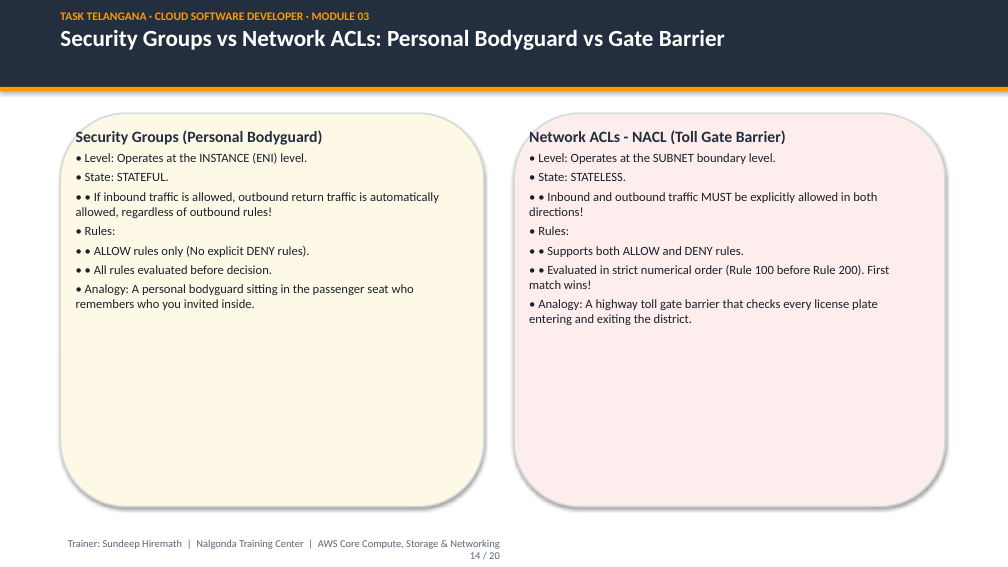
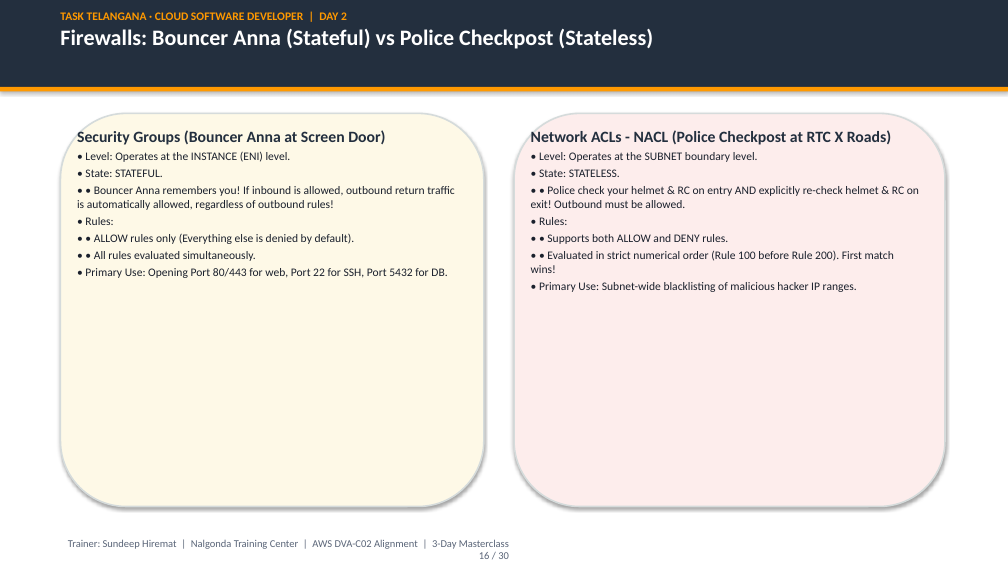
Before and after one commit to cloude-user/task, a slide deck: slide 16 of module_03_aws_core/presentation/Module_03_AWS_Core_Services_Masterclass.pptx (slide 14 before the commit). Drawn at 1008x567 pixels with LibreOffice and Linux fonts; fonts in the diff are those of the drawing. Boxes give left, top, right and bottom in pixels: in the first picture for what was removed or moved away, otherwise in the second. Text is boxed around its words. In the diff, an @@ line names an element or a change of style, - is before the commit and + after.

Commit message:
Feature/vpc networking (#3)
* docs(module03): add dedicated VPC networking & compute/storage/db master guides with analogies and diagrams

* docs(module03): expand EBS vs EFS block vs file deep dive, S3 7-tiers, HTTPS TLS handshake, and public vs private DNS

* feat(module03): infuse Tollywood cinema & Telangana kirana analogies, unify single versions, and update masterclass PPTX

* cloud-formation

---------

```diff
--- a/module_03_aws_core/presentation/Module_03_AWS_Core_Services_Masterclass.pptx
+++ b/module_03_aws_core/presentation/Module_03_AWS_Core_Services_Masterclass.pptx
@@ text at [60,12,653,49]: text changed; size 22 to 21 pt @@
-TASK TELANGANA · CLOUD SOFTWARE DEVELOPER · MODULE 03
-Security Groups vs Network ACLs: Personal Bodyguard vs Gate Barrier
+TASK TELANGANA · CLOUD SOFTWARE DEVELOPER | DAY 2
+Firewalls: Bouncer Anna (Stateful) vs Police Checkpost (Stateless)
@@ text at [77,129,385,145]: text changed @@
-Security Groups (Personal Bodyguard)
+Security Groups (Bouncer Anna at Screen Door)
@@ text at [531,130,891,145]: text changed @@
-Network ACLs - NACL (Toll Gate Barrier)
+Network ACLs - NACL (Police Checkpost at RTC X Roads)
@@ text at [85,151,291,225]: size 12 to 11 pt in "• Level: Operates at the INSTANCE (ENI) ...", "• State: STATEFUL.", "• Rules:"; less space between paragraphs @@
@@ text at [531,152,894,273]: size 12 to 11 pt in "• Level: Operates at the SUBNET boundary ...", "• State: STATELESS.", "• Rules:", "• • Supports both ALLOW and DENY ..." and 1 more places; less space between paragraphs @@
@@ text at [77,186,454,210]: text changed; size 12 to 11 pt @@
-• • If inbound traffic is allowed, outbound return traffic is automatically allowed, regardless of outbound rules!
+• • Bouncer Anna remembers you! If inbound is allowed, outbound return traffic is automatically allowed, regardless of outbound rules!
@@ text at [531,186,919,208]: text changed; size 12 to 11 pt @@
-• • Inbound and outbound traffic MUST be explicitly allowed in both directions!
+• • Police check your helmet & RC on entry AND explicitly re-check helmet & RC on exit! Outbound must be allowed.
@@ text at [85,233,447,278]: text changed; size 12 to 11 pt @@
-• • ALLOW rules only (No explicit DENY rules).
-• • All rules evaluated before decision.
-• Analogy: A personal bodyguard sitting in the passenger seat who remembers who you invited inside.
+• • ALLOW rules only (Everything else is denied by default).
+• • All rules evaluated simultaneously.
+• Primary Use: Opening Port 80/443 for web, Port 22 for SSH, Port 5432 for DB.
@@ text at [539,282,857,292]: text changed; size 12 to 11 pt @@
-• Analogy: A highway toll gate barrier that checks every license plate entering and exiting the district.
+• Primary Use: Subnet-wide blacklisting of malicious hacker IP ranges.
@@ text at [68,539,509,559]: text changed @@
-Trainer: Sundeep Hiremath | Nalgonda Training Center | AWS Core Compute, Storage & Networking
-14 / 20
+Trainer: Sundeep Hiremat | Nalgonda Training Center | AWS DVA-C02 Alignment | 3-Day Masterclass
+16 / 30
```
Also in this commit, not shown: 15 other slides changed, 12 slides added, 4 slides removed, 25 other files.
